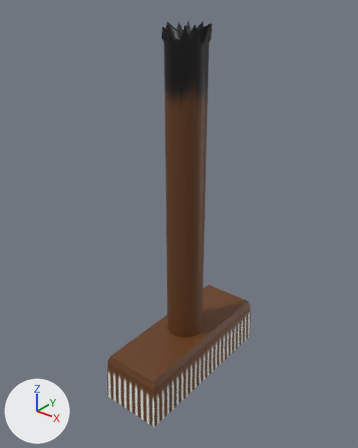
The COLLADA model My Project/assets/staff/broom.dae: old version first, new version second.
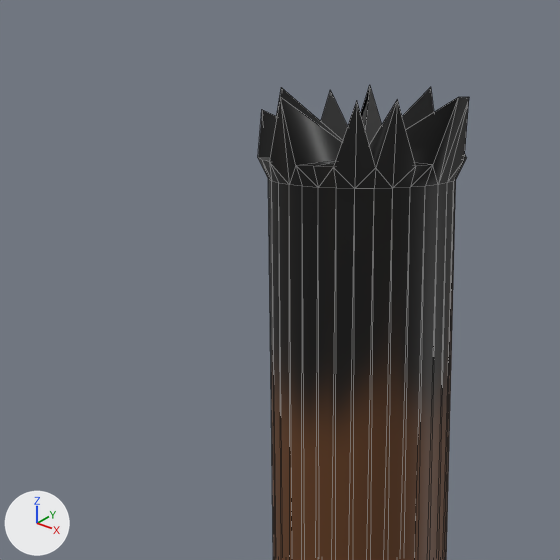
There are two pictures of each version: one whole from a camera (50 mm lens) standing at (2.955, -3.803, 4.276) and looking at (-0.044, -0.055, 1.952), one close up on the part from 28% to 65% of the width and 0% to 30% of the height. The lights are fixed; the arrows at lower left show +X, +Y and +Z. The close-ups show mesh edges as thin lines. Where no turn or scale is listed for an object, it has been applied to the vertices.
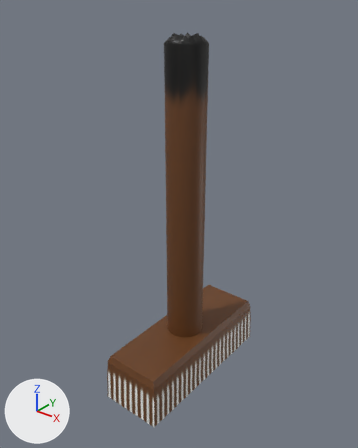
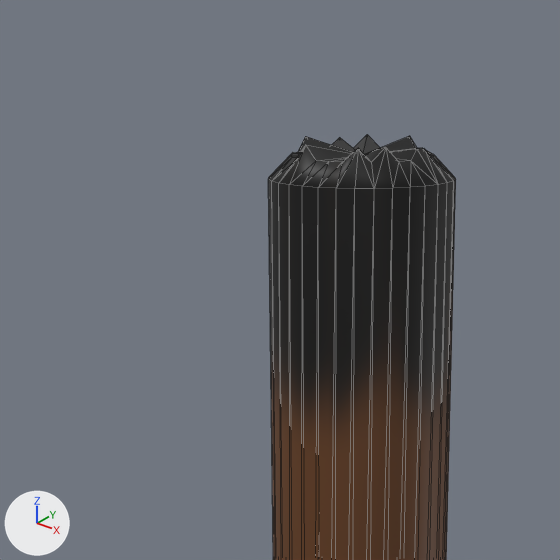
Commit message: adjustments to broom

Pixel boxes (x1, y1, x2, y2) of what changed, in the close-ups (560 x 560 px; the box of a moved part takes in the faces that stretch with it):
'Cylinder', reshaped: before (258, 86, 469, 560); after (268, 134, 456, 560)
part 1 of me_cylinder, moved or reshaped: before (258, 86, 469, 189); after (269, 134, 456, 189)

Patch to the scene script:
```diff
--- a/My Project/assets/staff/broom.dae.py
+++ b/My Project/assets/staff/broom.dae.py
@@ me_cylinder @@
 # used by ob_cylinder; location = (0.0, 0.0, 0.0)
-me_cylinder.from_pydata(...)  # 113 vertices, 218 faces; spans x -0.36..0.36, y -0.98..0.98, z 0.01..3.96
+me_cylinder.from_pydata(...)  # 113 vertices, 218 faces; spans x -0.36..0.36, y -0.98..0.98, z 0.01..3.86
+# me_cylinder part 1: 32 of 113 vertices moved; they spanned x -0.23..0.25, y -0.23..0.25, z 3.83..3.96 and now span x -0.16..0.16, y -0.16..0.17, z 3.83..3.86; mean shift (0.0, 0.0, -0.03); largest move (0.25, 0.0, 3.96) -> (0.15, 0.0, 3.85)
 me_cylinder.materials.append(mat_material_001)
```
